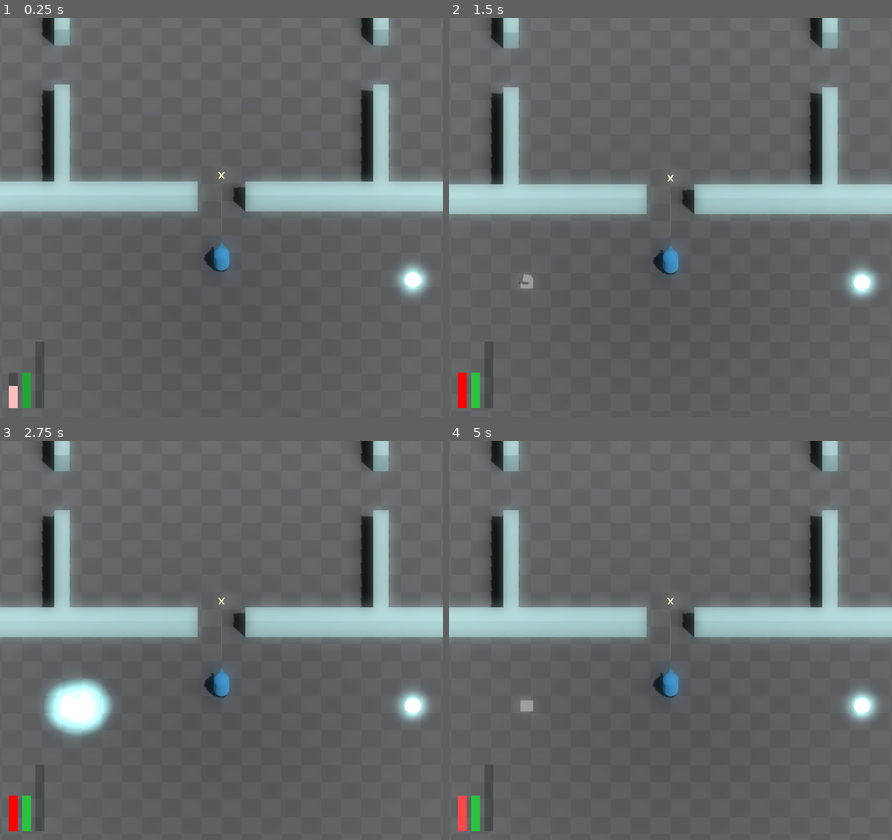
Above: before the commit, frames 1-4 (two rows, left to right).
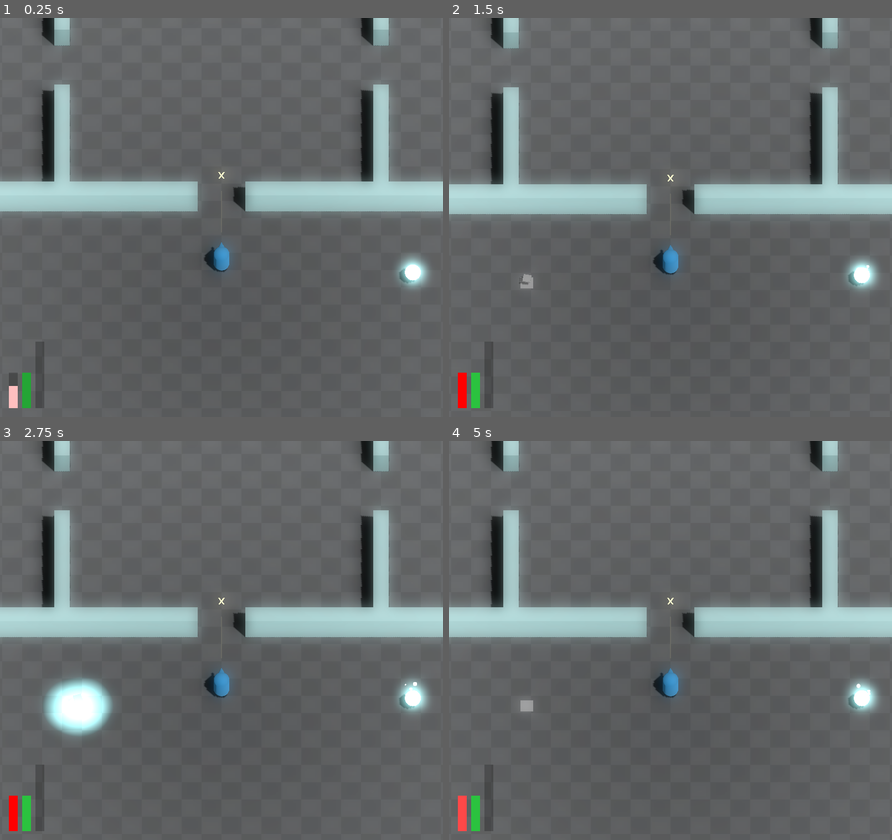
Above: after the commit, the same moments.

Repository: JackEvans24/bullet-absorb
Game: Godot game, scene res://scenes/main.tscn
The game is run twice, just before and just after one commit, with the same random seed, the same clock (stepped at 60 frames per second) and the same inputs.
Inputs:
- Up to frame 1 (0.25 s): no input
- Up to frame 2 (1.5 s): tap Enter at 1.25 s
- Up to frame 3 (2.75 s): no input
- Up to frame 4 (5 s): tap Escape (restart) at 4.25 s

The runs differ from the first frame. In frame 1, 0.5% of the frame differs, in the area x 89-97%, y 59-70%; in frame 2, 0.5%; in frame 3, 0.6%, in the area x 89-97%, y 59-71%; in frame 4, 0.6%.

Commit message:
feat: add idle and death particles to orb

Diff:
--- a/prefabs/power/power_orb.tscn
+++ b/prefabs/power/power_orb.tscn
@@ -11,15 +11,92 @@
 
 [sub_resource type="SphereShape3D" id="SphereShape3D_34gph"]
 
+[sub_resource type="Curve" id="Curve_7drqb"]
+_data = [Vector2(0, 0), 0.0, 0.0, 0, 0]
+point_count = 1
+
+[sub_resource type="Curve" id="Curve_i58t0"]
+max_value = 2.0
+_data = [Vector2(0, 2), 0.0, 0.0, 0, 0, Vector2(1, 0.483516), -4.1834, 0.0, 0, 0]
+point_count = 2
+
+[sub_resource type="Curve" id="Curve_crewt"]
+
+[sub_resource type="CurveXYZTexture" id="CurveXYZTexture_pnvtw"]
+curve_x = SubResource("Curve_7drqb")
+curve_y = SubResource("Curve_i58t0")
+curve_z = SubResource("Curve_crewt")
+
+[sub_resource type="Curve" id="Curve_n4sxy"]
+_data = [Vector2(0, 1), 0.0, 0.0, 0, 0, Vector2(0.595652, 1), 0.0, 0.0, 0, 0, Vector2(1, 0), -7.19356, 0.0, 0, 0]
+point_count = 3
+
+[sub_resource type="CurveTexture" id="CurveTexture_cp6je"]
+curve = SubResource("Curve_n4sxy")
+
+[sub_resource type="ParticleProcessMaterial" id="ParticleProcessMaterial_y8b55"]
+emission_shape = 6
+emission_ring_axis = Vector3(0, 1, 0)
+emission_ring_height = 0.0
+emission_ring_radius = 0.5
+emission_ring_inner_radius = 0.2
+direction = Vector3(0, 1, 0)
+spread = 0.0
+flatness = 1.0
+directional_velocity_min = 1.0
+directional_velocity_max = 1.0
+directional_velocity_curve = SubResource("CurveXYZTexture_pnvtw")
+gravity = Vector3(0, 0, 0)
+scale_min = 0.5
+scale_max = 1.5
+scale_curve = SubResource("CurveTexture_cp6je")
+
+[sub_resource type="SphereMesh" id="SphereMesh_ryj1u"]
+material = ExtResource("3_pwhd1")
+radius = 0.1
+height = 0.2
+
+[sub_resource type="Curve" id="Curve_wnpi8"]
+_data = [Vector2(0, 1), 0.0, 0.0, 0, 0, Vector2(0.434783, 1), 0.0, 0.0, 0, 0, Vector2(1, 0.197802), -3.12925, 0.0, 0, 0]
+point_count = 3
+
+[sub_resource type="CurveTexture" id="CurveTexture_ya36r"]
+curve = SubResource("Curve_wnpi8")
+
+[sub_resource type="Curve" id="Curve_wwfbi"]
+_data = [Vector2(0, 1), 0.0, 0.0, 0, 0, Vector2(0.595652, 1), 0.0, 0.0, 0, 0, Vector2(1, 0), -7.19356, 0.0, 0, 0]
+point_count = 3
+
+[sub_resource type="CurveTexture" id="CurveTexture_4rxgf"]
+curve = SubResource("Curve_wwfbi")
+
+[sub_resource type="ParticleProcessMaterial" id="ParticleProcessMaterial_yroj6"]
+emission_shape = 6
+emission_ring_axis = Vector3(0, 1, 0)
+emission_ring_height = 0.0
+emission_ring_radius = 0.5
+emission_ring_inner_radius = 0.2
+direction = Vector3(0, 1, 0)
+spread = 0.0
+flatness = 1.0
+radial_velocity_min = 5.0
+radial_velocity_max = 5.0
+radial_velocity_curve = SubResource("CurveTexture_ya36r")
+gravity = Vector3(0, 0, 0)
+scale_min = 0.5
+scale_curve = SubResource("CurveTexture_4rxgf")
+
 [node name="PowerOrb" type="Area3D"]
 collision_layer = 64
 collision_mask = 0
 script = ExtResource("1_dmnnh")
 
 [node name="Mesh" type="MeshInstance3D" parent="."]
+transform = Transform3D(1, 0, 0, 0, 1, 0, 0, 0, 1, 0, 1, 0)
 mesh = SubResource("SphereMesh_x6y6o")
 
 [node name="Collider" type="CollisionShape3D" parent="."]
+transform = Transform3D(1, 0, 0, 0, 1, 0, 0, 0, 1, 0, 1, 0)
 shape = SubResource("SphereShape3D_34gph")
 
 [node name="AbsorbHandler" type="Node" parent="."]
@@ -29,3 +106,21 @@
 script = ExtResource("4_b2vt6")
 power_scene = ExtResource("5_ga1ti")
 power_drop_offset = 2.0
+
+[node name="IdleParticles" type="GPUParticles3D" parent="."]
+transform = Transform3D(1, 0, 0, 0, 1, 0, 0, 0, 1, 0, 1, 0)
+cast_shadow = 0
+amount = 5
+process_material = SubResource("ParticleProcessMaterial_y8b55")
+draw_pass_1 = SubResource("SphereMesh_ryj1u")
+
+[node name="DeathParticles" type="GPUParticles3D" parent="."]
+transform = Transform3D(1, 0, 0, 0, 1, 0, 0, 0, 1, 0, 1, 0)
+cast_shadow = 0
+emitting = false
+amount = 20
+lifetime = 0.4
+one_shot = true
+explosiveness = 1.0
+process_material = SubResource("ParticleProcessMaterial_yroj6")
+draw_pass_1 = SubResource("SphereMesh_ryj1u")
--- a/scripts/mechanics/power/power_orb.gd
+++ b/scripts/mechanics/power/power_orb.gd
@@ -5,6 +5,10 @@
 
 @onready var absorb_handler: AbsorbHandler = $AbsorbHandler
 @onready var drop_power: DropPower = $DropPower
+
+@onready var mesh: MeshInstance3D = $Mesh
+@onready var idle_particles: GPUParticles3D = $IdleParticles
+@onready var death_particles: GPUParticles3D = $DeathParticles
 
 func _ready():
 	drop_power.power_drop_count = power_count
@@ -17,5 +21,11 @@
 func destroy():
 	drop_power.drop_all_power()
 
-	await get_tree().create_timer(0.1).timeout
+	mesh.visible = false
+
+	idle_particles.emitting = false
+
+	death_particles.emitting = true
+	await get_tree().create_timer(death_particles.lifetime).timeout
+
 	queue_free()
Not shown: 1 places in prefabs/power/power_orb.tscn that only renumber resources
